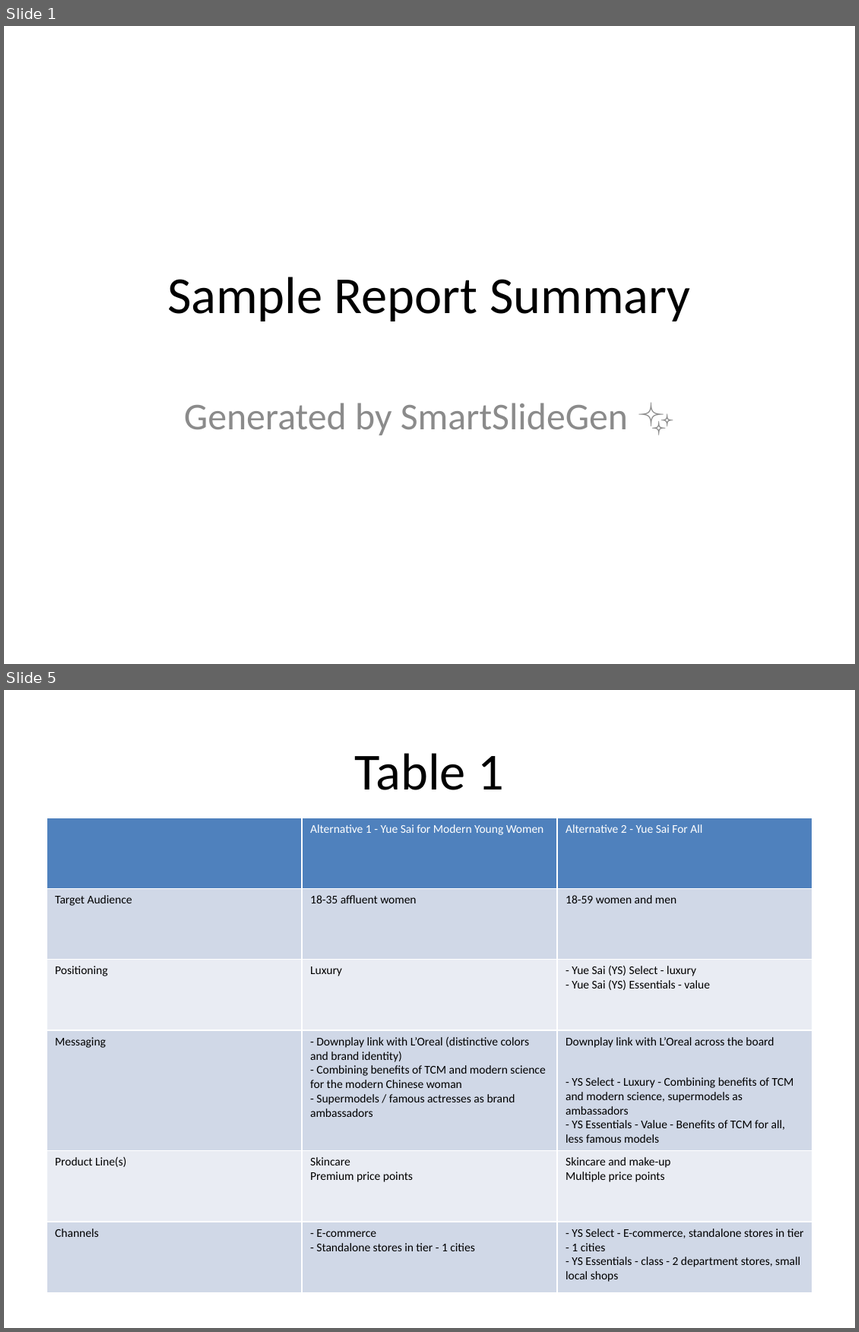
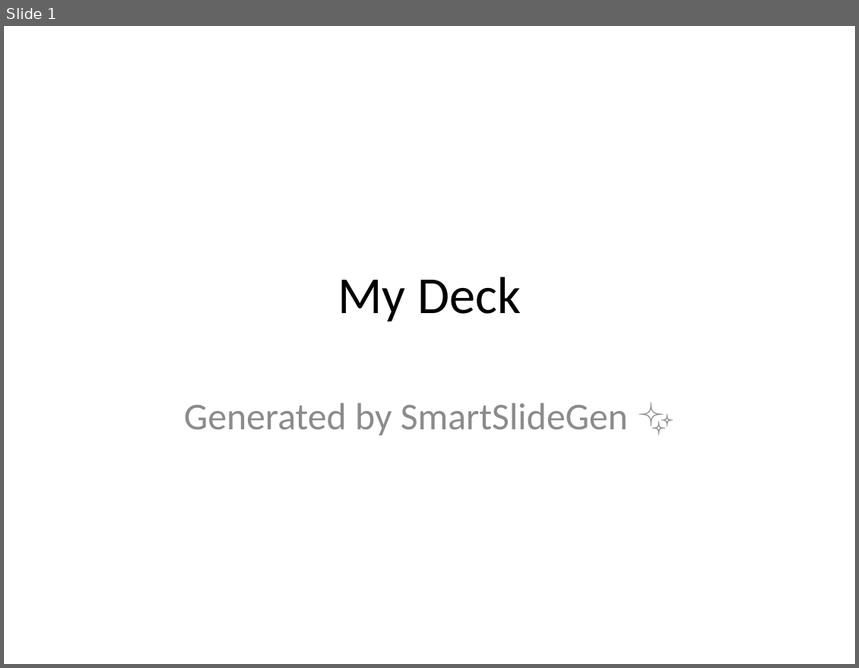
Before and after one commit to abhishek-bagepalli/The-Slide-Whisperer, a slide deck: output.pptx. Shown one above the other, each under a label of ours: slides 1 and 5 before the commit, slide 1 after it; the slides between them are not shown. The pictures are 859x1332 and 859x668 pixels, drawn with LibreOffice and Linux fonts; fonts in the diff are those of the drawing. Boxes give left, top, right and bottom in pixels: in the first picture for what was removed or moved away, otherwise in the second. Text is boxed around its words. In the diff, an @@ line names an element or a change of style, - is before the commit and + after.

```diff
--- a/output.pptx
+++ b/output.pptx
@@ slide 5 removed at [4, 690, 855, 1328], background #FFFFFF @@
@@ title removed at [355, 753, 504, 790] @@
-Table 1
@@ table removed at [47, 818, 813, 1285], 6 rows, 3 columns @@
- | Alternative 1 - Yue Sai for Modern Young Women | Alternative 2 - Yue Sai For All
-Target Audience | 18-35 affluent women | 18-59 women and men
-Positioning | Luxury | - Yue Sai (YS) Select - luxury / - Yue Sai (YS) Essentials - value
-Messaging | - Downplay link with L’Oreal (distinctive colors and brand identity) / - Combining benefits of TCM and modern science for the modern Chinese woman / - Supermodels / famous actresses as brand ambassadors | Downplay link with L’Oreal across the board / - YS Select - Luxury - Combining benefits of TCM and modern science, supermodels as ambassadors / - YS Essentials - Value - Benefits of TCM for all, less famous models
-Product Line(s) | Skincare / Premium price points | Skincare and make-up / Multiple price points
-Channels | - E-commerce / - Standalone stores in tier - 1 cities | - YS Select - E-commerce, standalone stores in tier - 1 cities / - YS Essentials - class - 2 department stores, small local shops
@@ slide 1 changed as well @@
@@ title at [338, 277, 521, 322]: text changed @@
-Sample Report Summary
+My Deck
```
Also in this commit, not shown: 8 slides added, 4 other slides removed, 14 other files.
